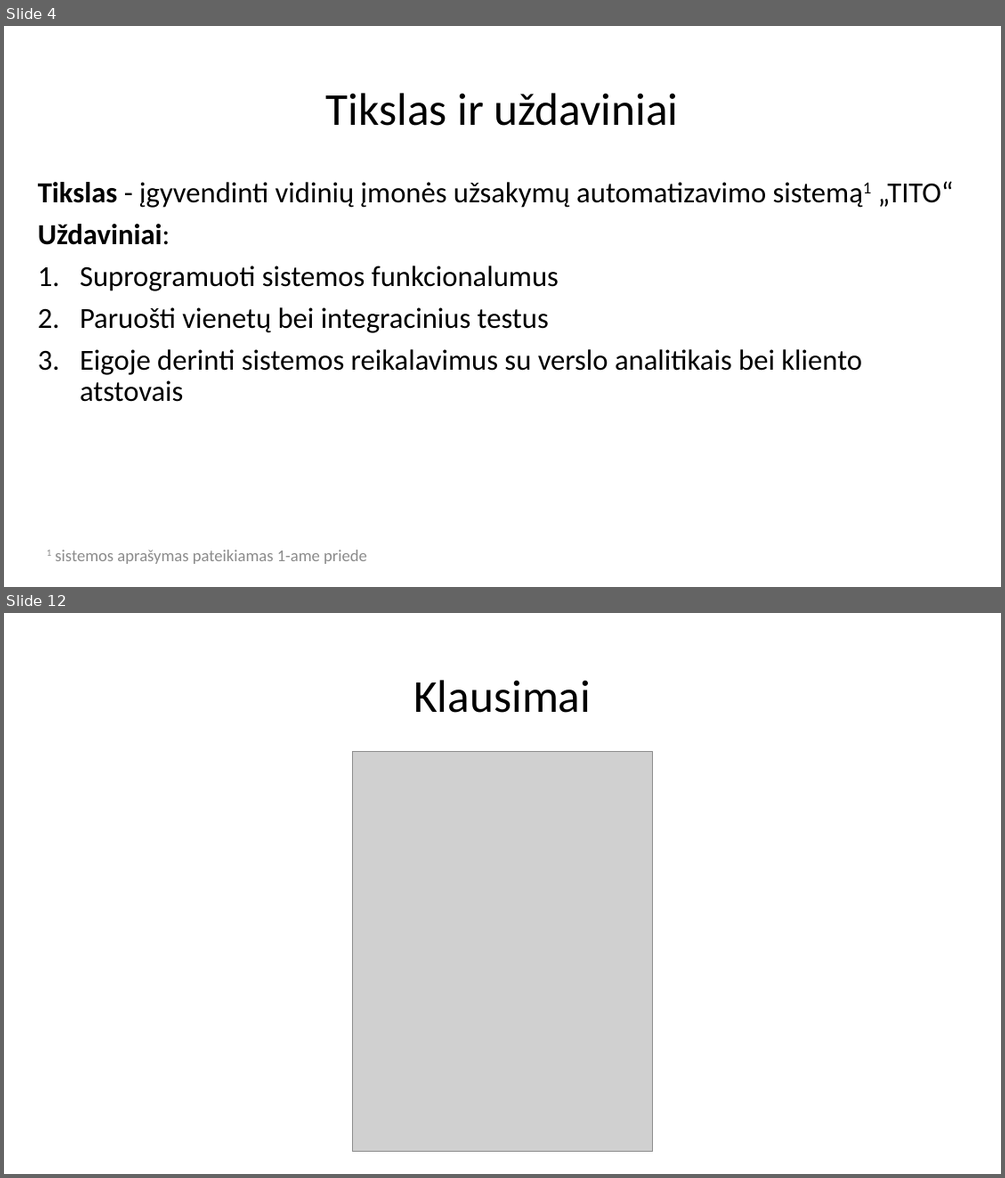
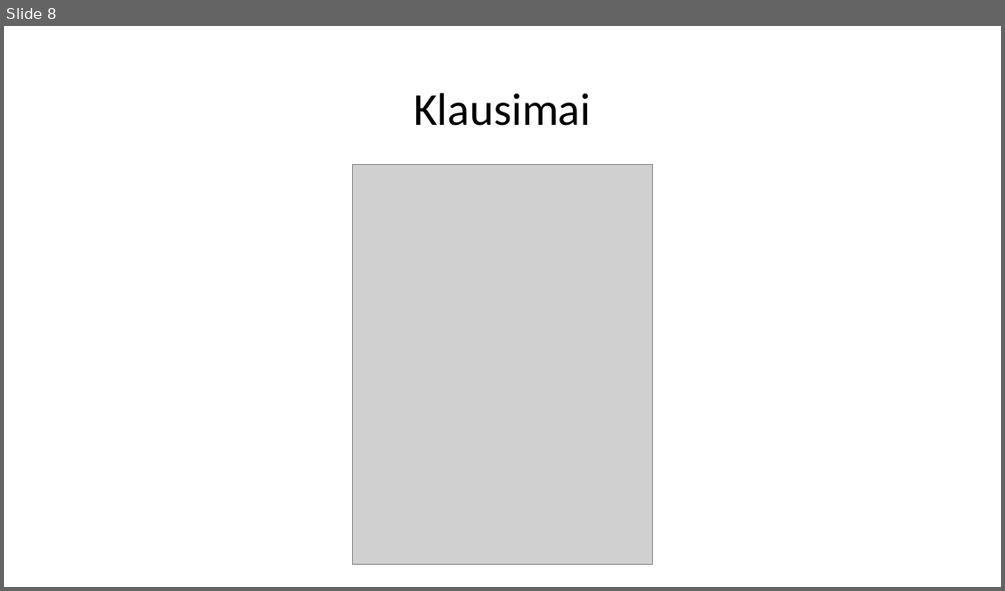
Before and after one commit to Ubaldas11/bachelor-thesis, a slide deck: BakalauroGynimas.pptx. Shown one above the other, each under a label of ours: slides 4 and 12 before the commit, slide 8 after it; the slides between them are not shown. The pictures are 1005x1178 and 1005x591 pixels, drawn with LibreOffice and Linux fonts; fonts in the diff are those of the drawing; grey boxes stand for pictures; background and template pictures are left out. Boxes give left, top, right and bottom in pixels: in the first picture for what was removed or moved away, otherwise in the second. Text is boxed around its words. In the diff, an @@ line names an element or a change of style, - is before the commit and + after.

```diff
--- a/BakalauroGynimas.pptx
+++ b/BakalauroGynimas.pptx
@@ slide 4 removed at (4, 26, 1001, 587), background #FFFFFF @@
@@ title removed at (326, 93, 679, 126) @@
-Tikslas ir uždaviniai
@@ text removed at (38, 181, 954, 402) @@
-Tikslas - įgyvendinti vidinių įmonės užsakymų automatizavimo sistemą1 „TITO“
-Uždaviniai:
-1. Suprogramuoti sistemos funkcionalumus
-2. Paruošti vienetų bei integracinius testus
-3. Eigoje derinti sistemos reikalavimus su verslo analitikais bei kliento atstovais
@@ text removed at (47, 549, 367, 564) @@
-1 sistemos aprašymas pateikiamas 1-ame priede
@@ what was slide 12 is now slide 8 @@
```
Also in this commit, not shown: 1 slide changed, 6 slides added, 9 other slides removed, 2 other files.
